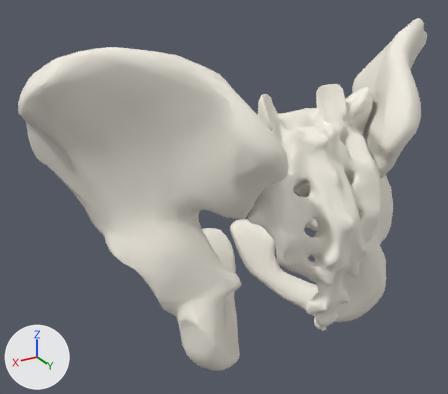
A saved change to the glTF model public/models/os-bassin.hi.glb.
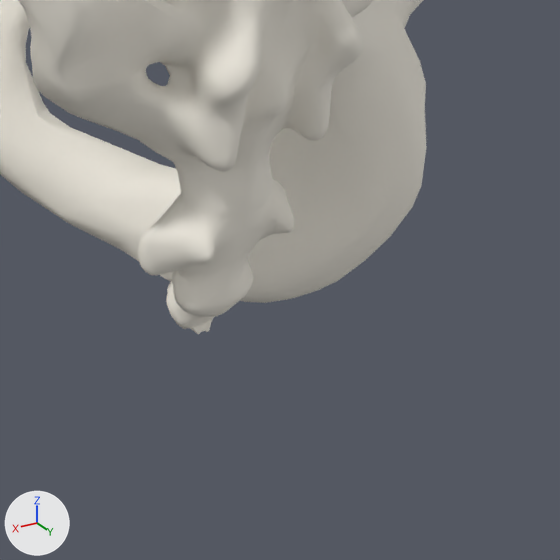
Each version is shown whole from a 50 mm camera at (0.2176, 0.2324, 1.0108) aimed at (0.0284, -0.0831, 0.8531), then close up on the part from 60% to 94% of the width and 60% to 100% of the height. The axes (+X, +Y, +Z) are drawn at lower left. The lights are the same throughout. The older version's two pictures come first. Where no turn or scale is listed for an object, it has been applied to the vertices.

The first close-up shows 'FJ3152', 'FJ3393'.
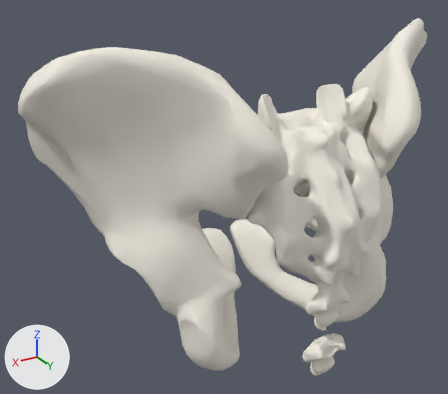
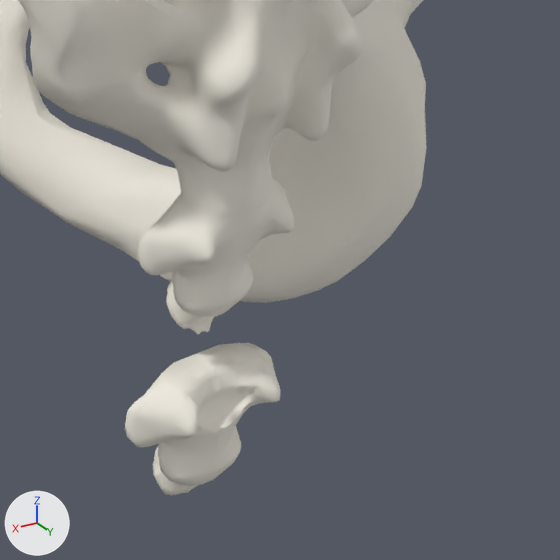
Edits to the bpy script that builds the scene:
```text
Add me_za_coccyx:
    me_za_coccyx.from_pydata(...)  # 585 vertices, 1166 faces; spans x -0.0161..0.0161, y -0.0096..0.0096, z -0.0154..0.0154
    me_za_coccyx.materials.append(mat_0_91_0_87_0_78)  # white #f5f0e5
Add ob_za_coccyx:
    ob_za_coccyx = bpy.data.objects.new('ZA-coccyx', me_za_coccyx)
    ob_za_coccyx.location = (-0.0006, -0.0107, 0.7629)
```

Boxes [x1, y1, x2, y2] around the edits, measured in the close-ups (560 x 560 px):
'ZA-coccyx', added: after [125, 343, 280, 495]
